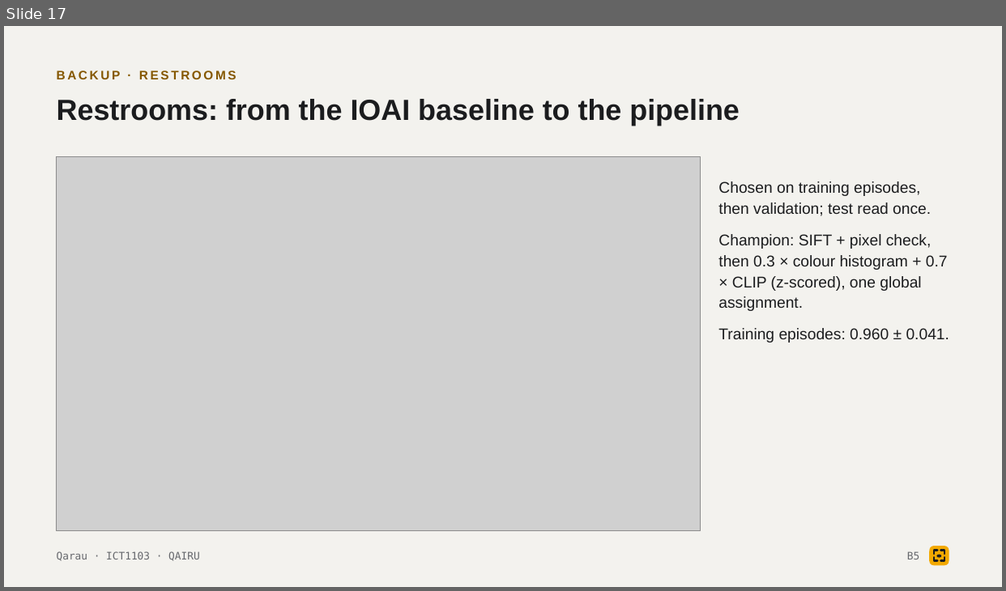
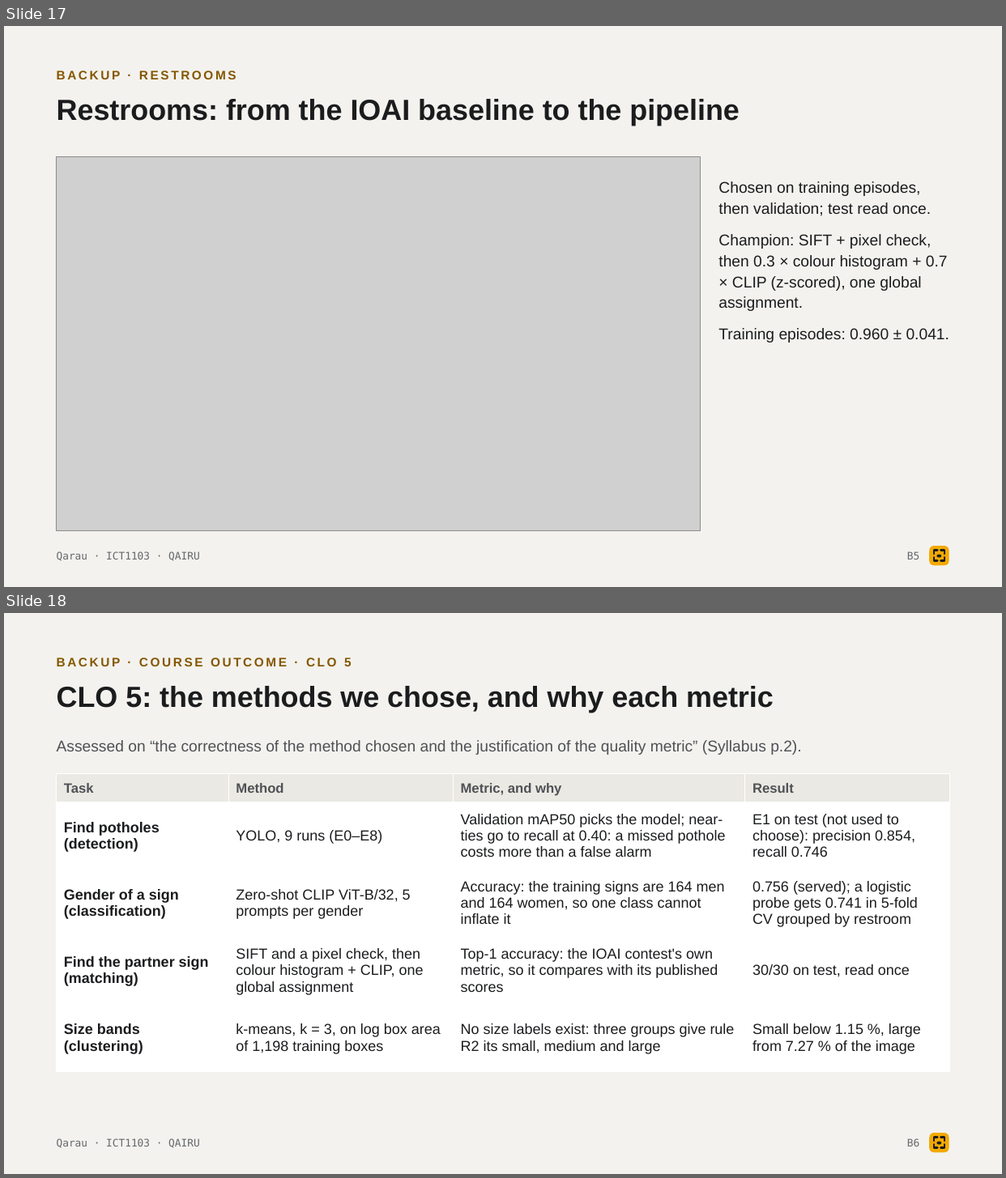
Before and after one commit to tairqaldy/jolscan-ict-final-1st-trimester, a slide deck: docs/deck/qarau-defense-deck.pptx. Shown one above the other, each under a label of ours: slide 17 before the commit, slides 17 and 18 after it. The pictures are 1006x591 and 1006x1178 pixels, drawn with LibreOffice and Linux fonts; fonts in the diff are those of the drawing; grey boxes stand for pictures. Boxes give left, top, right and bottom in pixels: in the first picture for what was removed or moved away, otherwise in the second. Text is boxed around its words. In the diff, an @@ line names an element or a change of style, - is before the commit and + after.

```diff
--- a/docs/deck/qarau-defense-deck.pptx
+++ b/docs/deck/qarau-defense-deck.pptx
@@ slide 18 added at [4, 613, 1002, 1174], background #F3F2EE @@
@@ text added at [57, 658, 351, 666], 12 pt, text #855700, bold @@
+BACKUP · COURSE OUTCOME · CLO 5
@@ text added at [57, 686, 774, 713], 28 pt, text #1B1C1E, bold @@
+CLO 5: the methods we chose, and why each metric
@@ text added at [57, 740, 801, 755], 15 pt, text #4F5156 @@
+Assessed on “the correctness of the method chosen and the justification of the quality metric” (Syllabus p.2).
@@ table added at [57, 774, 949, 1072], 5 rows, 4 columns @@
+Task | Method | Metric, and why | Result
+Find potholes (detection) | YOLO, 9 runs (E0–E8) | Validation mAP50 picks the model; near-ties go to recall at 0.40: a missed pothole costs more than a false alarm | E1 on test (not used to choose): precision 0.854, recall 0.746
+Gender of a sign (classification) | Zero-shot CLIP ViT-B/32, 5 prompts per gender | Accuracy: the training signs are 164 men and 164 women, so one class cannot inflate it | 0.756 (served); a logistic probe gets 0.741 in 5-fold CV grouped by restroom
+Find the partner sign (matching) | SIFT and a pixel check, then colour histogram + CLIP, one global assignment | Top-1 accuracy: the IOAI contest's own metric, so it compares with its published scores | 30/30 on test, read once
+Size bands (clustering) | k-means, k = 3, on log box area of 1,198 training boxes | No size labels exist: three groups give rule R2 its small, medium and large | Small below 1.15 %, large from 7.27 % of the image
@@ text added at [57, 1139, 200, 1148], 10 pt, text #66686D @@
+Qarau · ICT1103 · QAIRU
@@ text added at [907, 1139, 919, 1147], 10 pt, text #66686D @@
+B6
@@ rounded rectangle added at [929, 1133, 948, 1152], fill #F2A900 @@
@@ freeform shape added at [934, 1138, 938, 1142], outline #1B1C1E 1.89 pt @@
@@ freeform shape added at [934, 1144, 938, 1148], outline #1B1C1E 1.89 pt @@
@@ ellipse added at [937, 1142, 941, 1144], fill #1B1C1E @@
@@ freeform shape added at [940, 1138, 944, 1142], outline #1B1C1E 1.89 pt @@
@@ freeform shape added at [940, 1144, 944, 1148], outline #1B1C1E 1.89 pt @@
```
Also in this commit, not shown: 1 slide changed, 2 other slides added, 11 other files.
